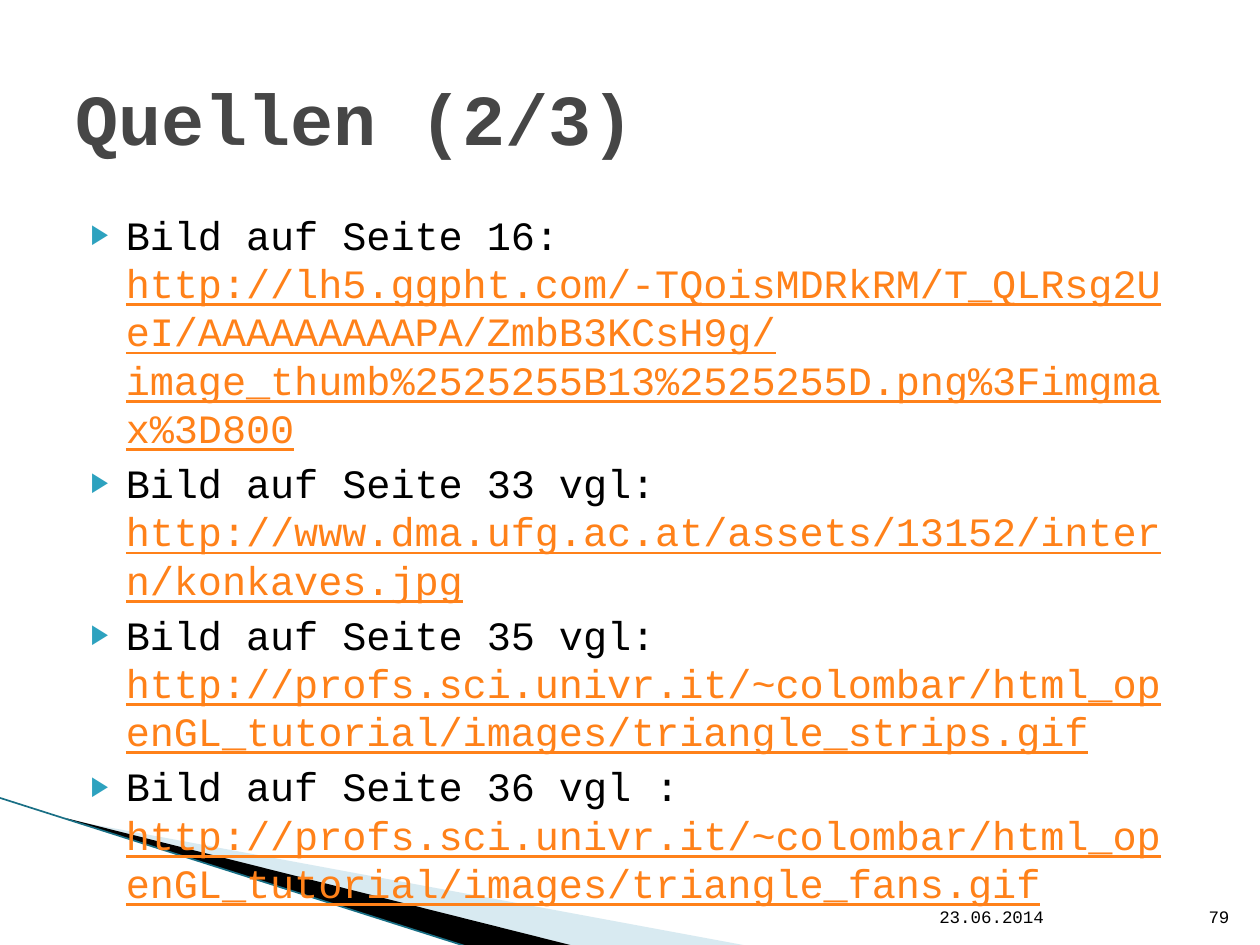
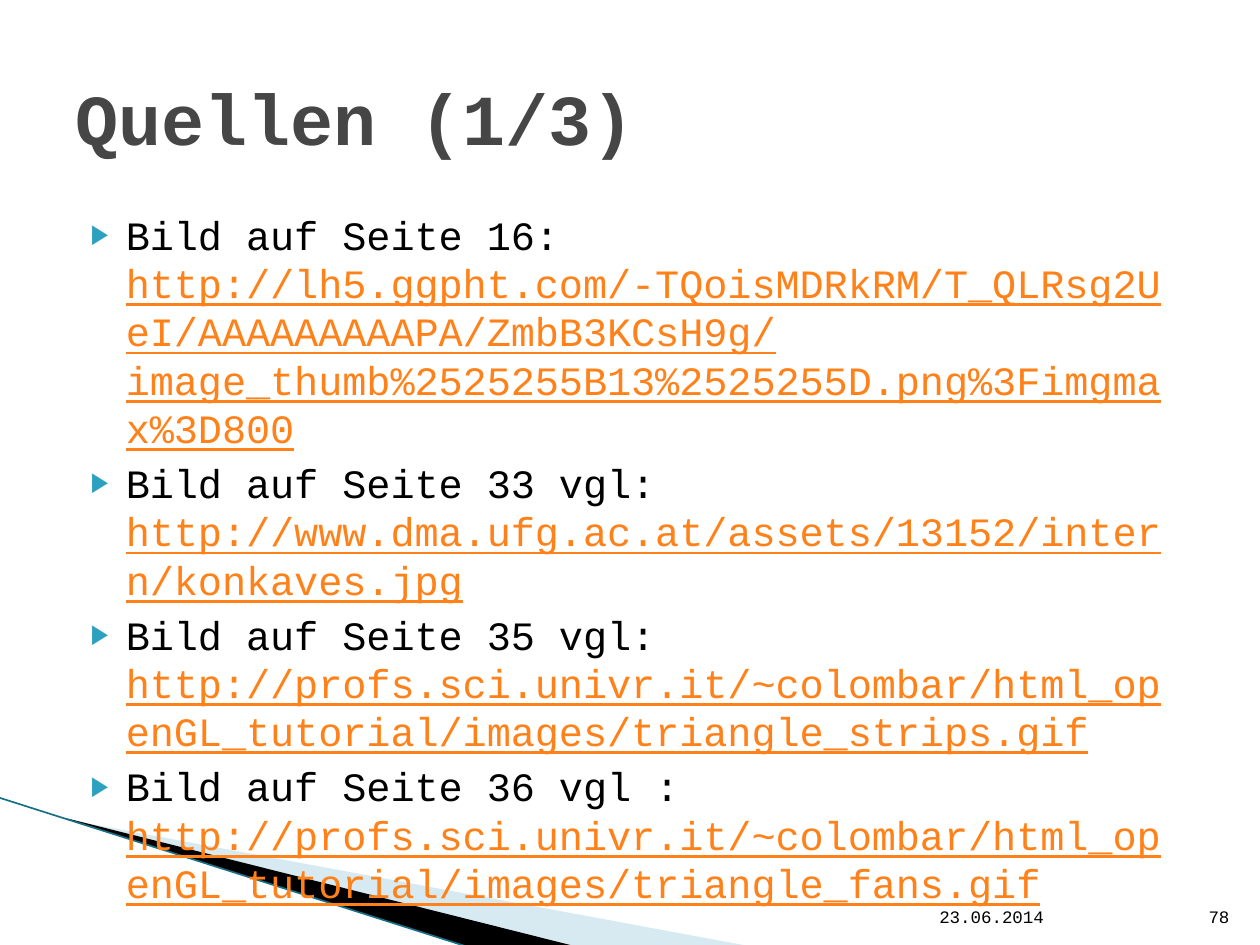
Before and after one commit to hft-swp/stuff, a slide deck: slide 78 of doku/präsentation nicht komplett/vCity-Präsentation.pptx (slide 79 before the commit). Drawn at 1260x945 pixels with LibreOffice and Linux fonts; fonts in the diff are those of the drawing; background and template pictures are left out. Boxes give left, top, right and bottom in pixels: in the first picture for what was removed or moved away, otherwise in the second. Text is boxed around its words. In the diff, an @@ line names an element or a change of style, - is before the commit and + after.

```diff
--- a/doku/präsentation nicht komplett/vCity-Präsentation.pptx
+++ b/doku/präsentation nicht komplett/vCity-Präsentation.pptx
@@ title at <box>75,94,635,160</box>: text changed @@
-Quellen (2/3)
+Quellen (1/3)
@@ page number at <box>1209,911,1230,923</box>: text changed @@
-79
+78
```
Also in this commit, not shown: 4 other slides changed.
